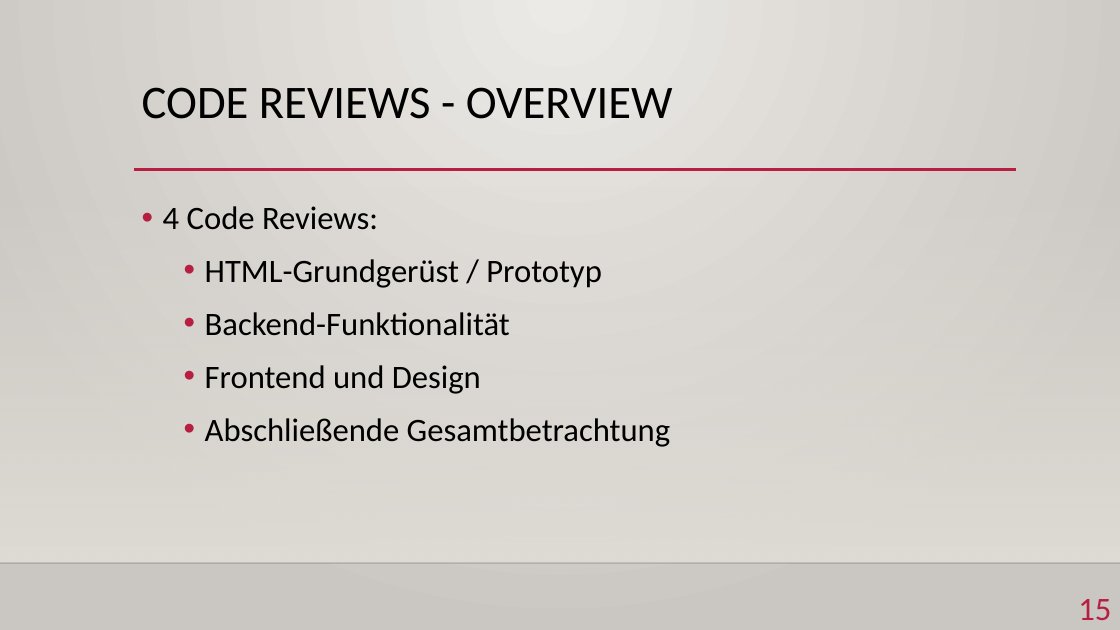
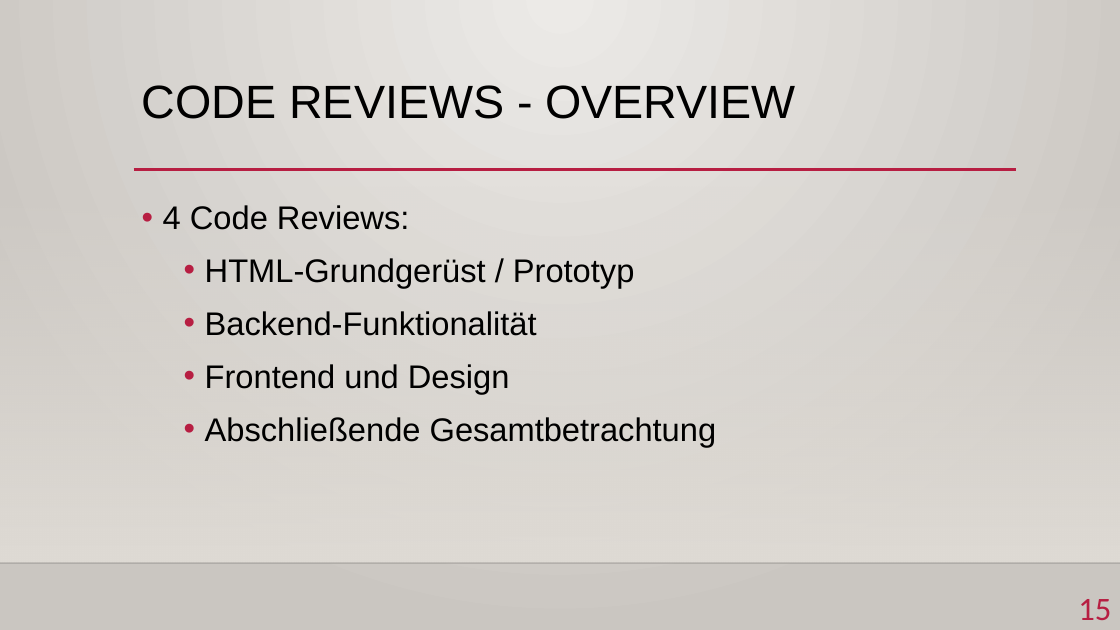
Before and after one commit to yschiebelhut/Geburtstagskalender, a slide deck: slide 15 of MyCalendar.pptx. Drawn at 1120x630 pixels with LibreOffice and Linux fonts; fonts in the diff are those of the drawing; background and template pictures are left out. Boxes give left, top, right and bottom in pixels: in the first picture for what was removed or moved away, otherwise in the second. Text is boxed around its words. In the diff, an @@ line names an element or a change of style, - is before the commit and + after.

Commit message:
change the sequence of same slides + change the wrong font on some slides

```diff
--- a/MyCalendar.pptx
+++ b/MyCalendar.pptx
@@ title "CODE REVIEWS - OVERVIEW" at <box>142,85,796,119</box>: font Calibri to Arial @@
@@ text "4 Code Reviews:" at <box>163,205,717,447</box>: font Calibri to Arial @@
```
Also in this commit, not shown: 7 other slides changed.
